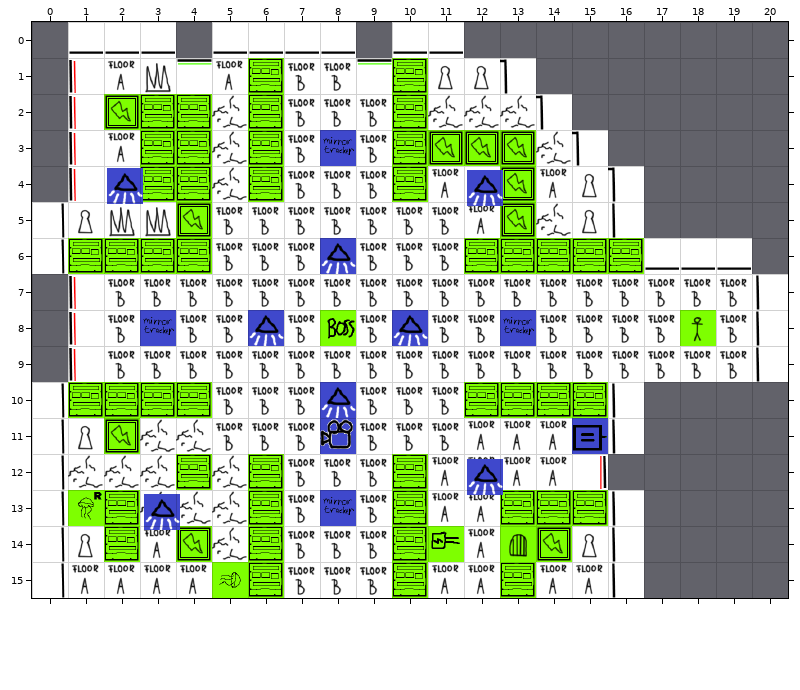
Tiled map: assets/levels/BossLevelAlternativeCamera.tmx. This is how it looked before the edit.
Cells are 64x64 px. Shown: x 0..20, y 0..15.
The result:
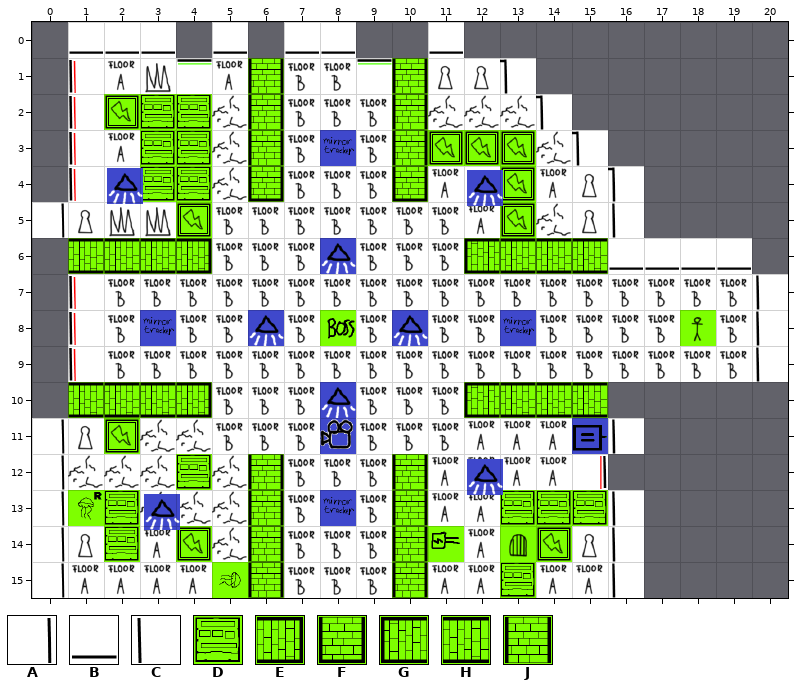
Key: from "Tileset": A 20, B 21, C 22, D 39, E 57, F 58, G 59, H 60, J 61.
_ is an empty cell, # one hidden under a higher layer.
Diff:
Layer "Tile Layer 1":
y 0: x 6 B -> _; x 10 B -> _
y 6: x 0 A -> _; x 16 # -> B
y 10: x 0 A -> _; x 16 C -> _
Layer "Tile Layer 2":
y 1..3: x 6 D -> J; x 10 D -> J
y 4: x 6 D -> F; x 10 D -> F
y 6: x 1..4 DDDD -> HHHE; x 12..16 DDDDD -> GHHH_
y 10: x 1..4 DDDD -> HHHE; x 12..15 DDDD -> GHHH
y 12..15: x 6 D -> J; x 10 D -> J
Boxes around the changes in both pictures, in picture pixels (x1, y1, x2, y2):
changed: (248, 22, 284, 202)
changed: (392, 22, 428, 202)
changed: (32, 238, 212, 274)
changed: (464, 238, 644, 274)
changed: (32, 382, 212, 418)
changed: (464, 382, 644, 418)
changed: (248, 454, 284, 598)
changed: (392, 454, 428, 598)
